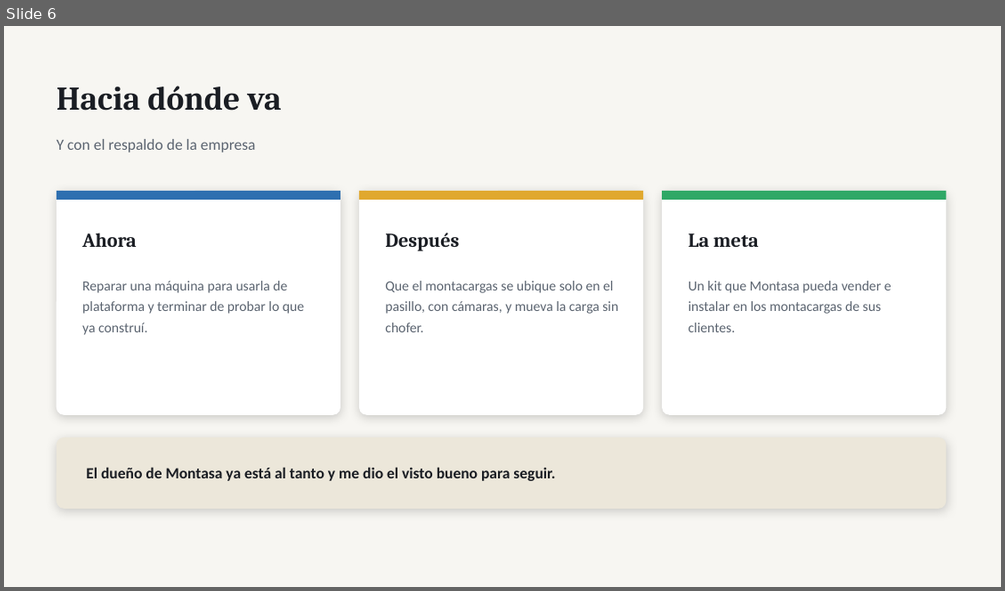
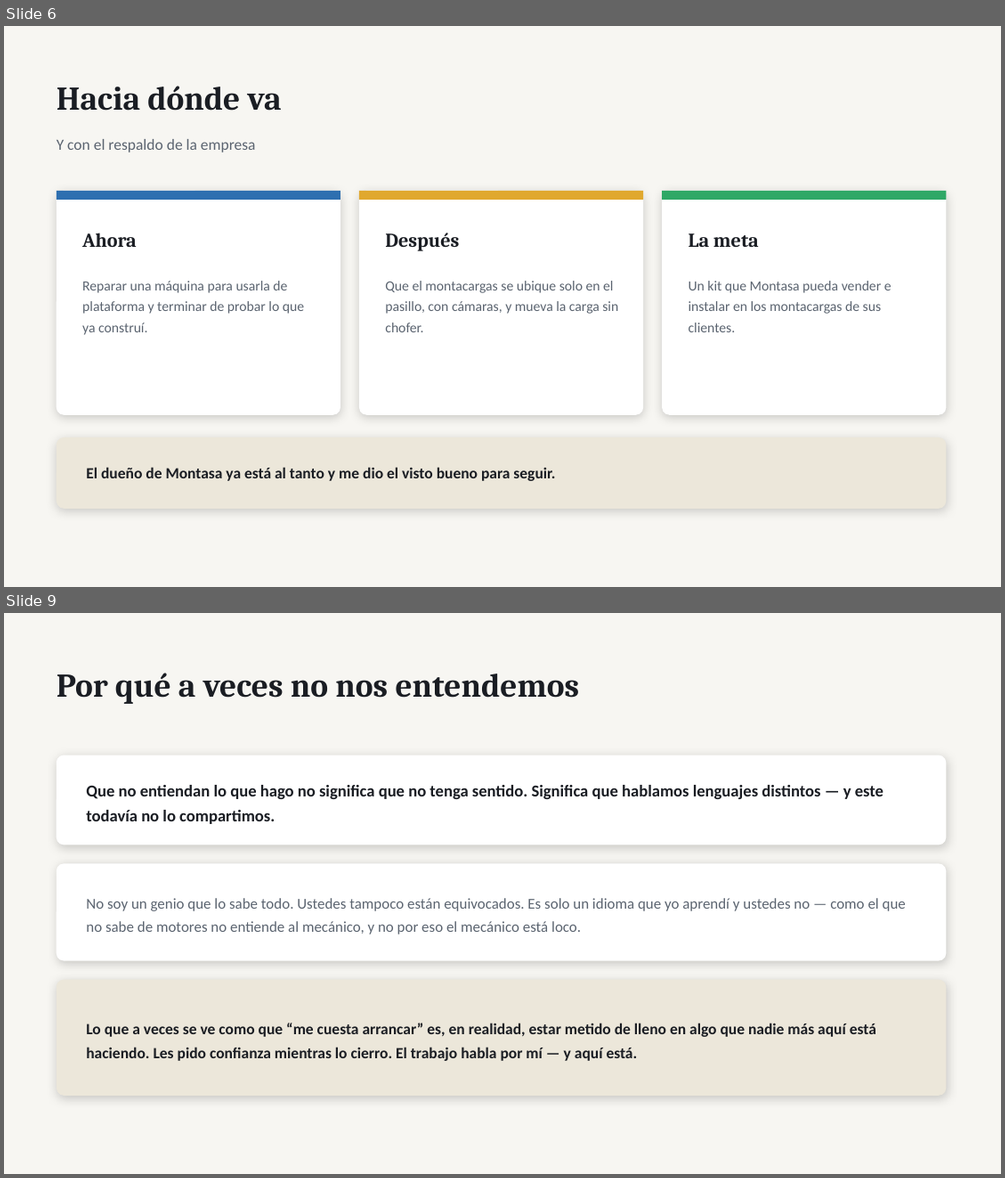
Before and after one commit to Rodzilla-TheCreator/tata, a slide deck: presentaciones/TaTa_Para_mis_papas.pptx. Shown one above the other, each under a label of ours: slide 6 before the commit, slides 6 and 9 after it; the slides between them are not shown. The pictures are 1005x591 and 1005x1178 pixels, drawn with LibreOffice and Linux fonts; fonts in the diff are those of the drawing. Boxes give left, top, right and bottom in pixels: in the first picture for what was removed or moved away, otherwise in the second. Text is boxed around its words. In the diff, an @@ line names an element or a change of style, - is before the commit and + after.

```diff
--- a/presentaciones/TaTa_Para_mis_papas.pptx
+++ b/presentaciones/TaTa_Para_mis_papas.pptx
@@ slide 9 added at [4, 613, 1001, 1174], background #F7F6F2 @@
@@ text added at [57, 673, 580, 704], 32 pt, text #1A1D23, bold @@
+Por qué a veces no nos entendemos
@@ rounded rectangle added at [57, 755, 947, 844], fill #FFFFFF @@
@@ text added at [86, 785, 883, 824], 16 pt, text #1A1D23, bold @@
+Que no entiendan lo que hago no significa que no tenga sentido. Significa que hablamos lenguajes distintos — y este todavía no lo compartimos.
@@ rounded rectangle added at [57, 863, 947, 961], fill #FFFFFF @@
@@ text added at [86, 898, 906, 934], 14.5 pt, text #5B6470 @@
+No soy un genio que lo sabe todo. Ustedes tampoco están equivocados. Es solo un idioma que yo aprendí y ustedes no — como el que no sabe de motores no entiende al mecánico, y no por eso el mecánico está loco.
@@ rounded rectangle added at [57, 980, 947, 1095], fill #ECE7DA @@
@@ text added at [86, 1022, 876, 1061], 15 pt, text #1A1D23, bold @@
+Lo que a veces se ve como que “me cuesta arrancar” es, en realidad, estar metido de lleno en algo que nadie más aquí está haciendo. Les pido confianza mientras lo cierro. El trabajo habla por mí — y aquí está.
```
Also in this commit, not shown: 1 slide changed, 2 other slides added, 5 other files.
